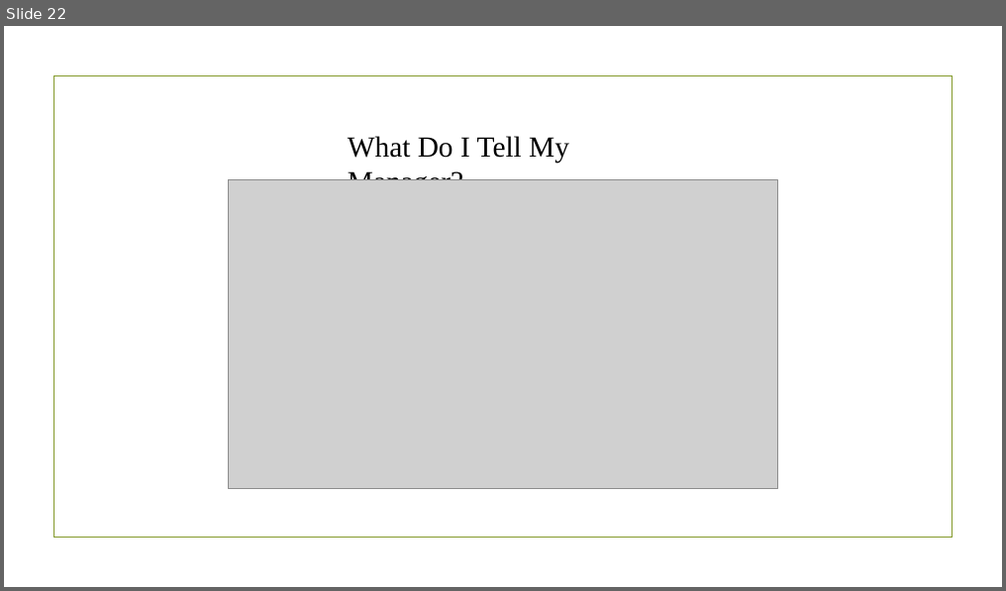
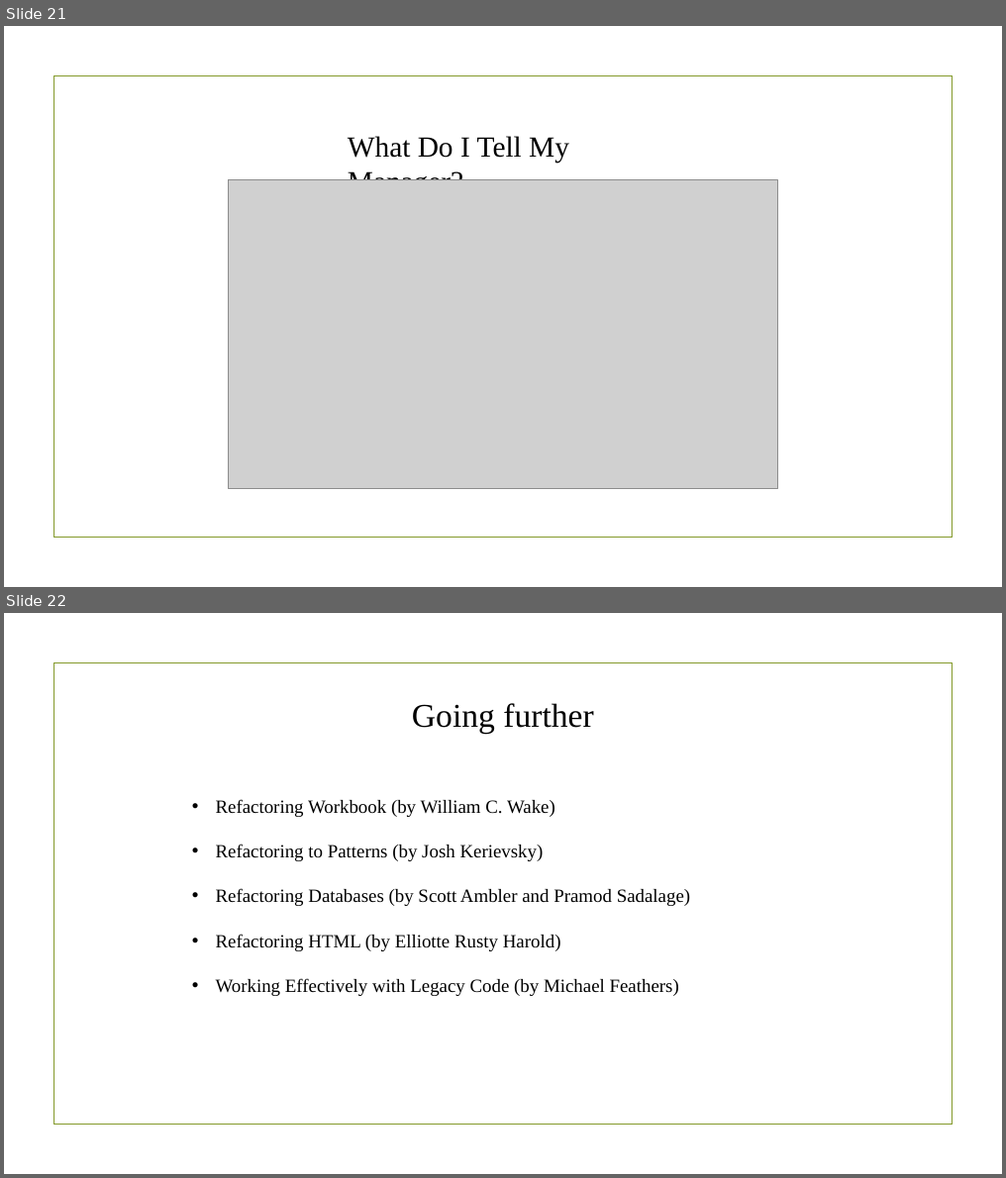
Before and after one commit to slaven2910/IU_DINGER, a slide deck: Informatik/Refactoring_Slaven_Mlinaric - v2 [Autosaved].pptx. Shown one above the other, each under a label of ours: slide 22 before the commit, slides 21 and 22 after it. The pictures are 1006x591 and 1006x1178 pixels, drawn with LibreOffice and Linux fonts; fonts in the diff are those of the drawing; grey boxes stand for pictures; background and template pictures are left out. Boxes give left, top, right and bottom in pixels: in the first picture for what was removed or moved away, otherwise in the second. Text is boxed around its words. In the diff, an @@ line names an element or a change of style, - is before the commit and + after.

```diff
--- a/Informatik/Refactoring_Slaven_Mlinaric - v2 [Autosaved].pptx
+++ b/Informatik/Refactoring_Slaven_Mlinaric - v2 [Autosaved].pptx
@@ slide 22 added at [4,613,1002,1174], background picture (left out); not listed: 1 template element that a slide beside it also shows @@
@@ text added at [412,703,593,734], 32 pt, text #000000 @@
+Going further
@@ text added at [216,799,690,996], 18 pt, text #000000 @@
+• Refactoring Workbook (by William C. Wake)
+• Refactoring to Patterns (by Josh Kerievsky)
+• Refactoring Databases (by Scott Ambler and Pramod Sadalage)
+• Refactoring HTML (by Elliotte Rusty Harold)
+• Working Effectively with Legacy Code (by Michael Feathers)
@@ what was slide 22 is now slide 21 @@
```
Also in this commit, not shown: 6 slides changed, 2 other slides added, 3 slides removed, 3 other files.
